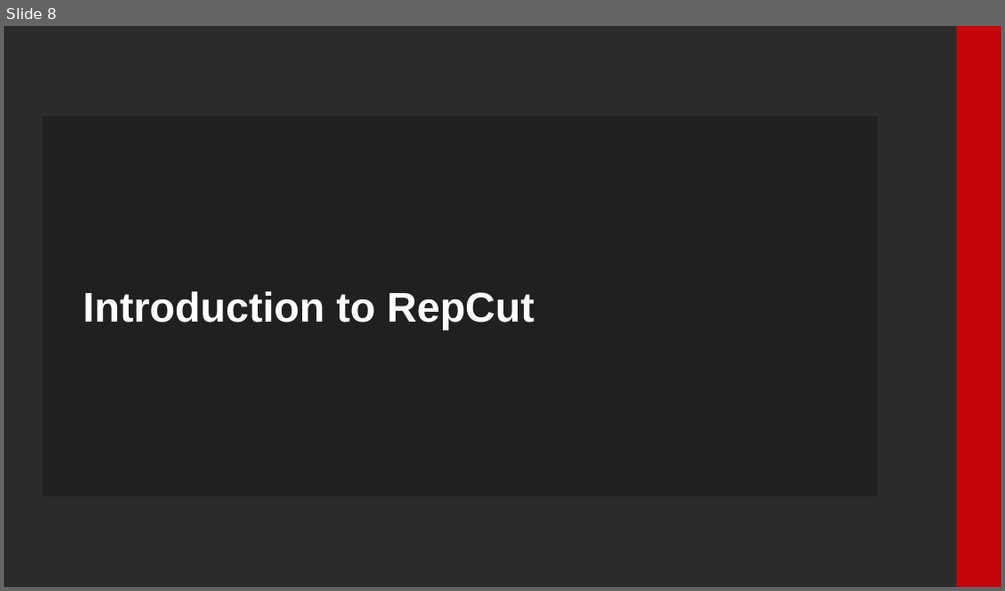
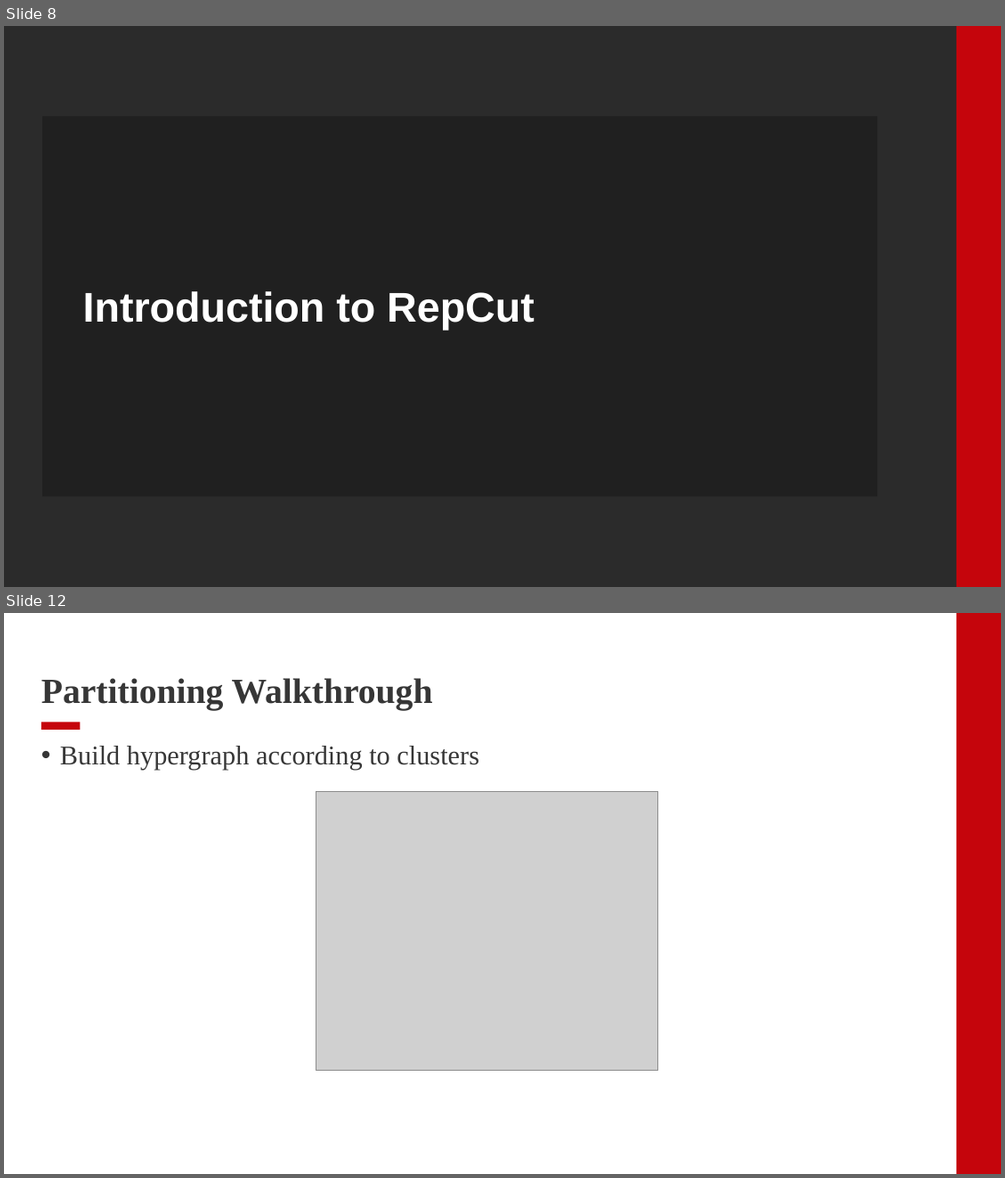
Before and after one commit to Foolock/papers, a slide deck: RepCut/RepCut.pptx. Shown one above the other, each under a label of ours: slide 8 before the commit, slides 8 and 12 after it; the slides between them are not shown. The pictures are 1005x591 and 1005x1178 pixels, drawn with LibreOffice and Linux fonts; fonts in the diff are those of the drawing; grey boxes stand for pictures; background and template pictures are left out; a plain dark background stands for a picture behind light text. Boxes give left, top, right and bottom in pixels: in the first picture for what was removed or moved away, otherwise in the second. Text is boxed around its words. In the diff, an @@ line names an element or a change of style, - is before the commit and + after.

```diff
--- a/RepCut/RepCut.pptx
+++ b/RepCut/RepCut.pptx
@@ slide 12 added at box(4, 613, 1001, 1174), background #FFFFFF; not listed: 1 template element that a slide beside it also shows @@
@@ title added at box(41, 678, 433, 710), 34 pt, text #363636, bold @@
+Partitioning Walkthrough
@@ rectangle added at box(41, 722, 81, 730), fill #C5050C @@
@@ text added at box(60, 746, 479, 771), 26 pt, text #363636 @@
+• Build hypergraph according to clusters
@@ picture added at box(316, 791, 657, 1070) @@
```
Also in this commit, not shown: 1 slide changed, 3 other slides added, 6 slides removed.
